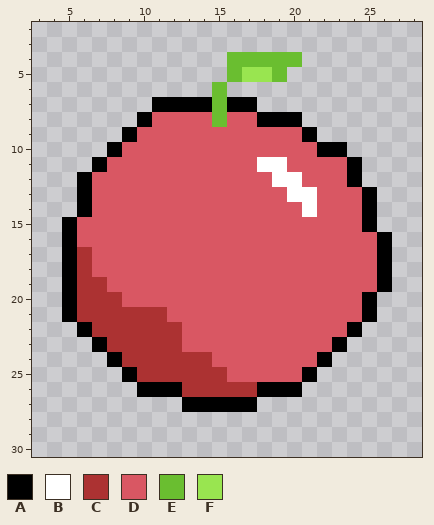
Two states of a pixel-art sprite, assets/img/apple.png. The first picture shows the starting point.
The file is 32x32 pixels. Shown: x 3..28, y 2..30.
Palette (. is transparent): A #000000  B #ffffff  C #ac3232  D #d95763  E #6abe30  F #99e550
Pixels before, first column x 5:
 4 ...........EEEEE......
 5 ...........EFFE.......
 6 ..........E...........
 7 ......AAAAEAA.........
 8 .....ADDDDEDDAAA......
 9 ....ADDDDDDDDDDDA.....
10 ...ADDDDDDDDDDDDDAA...
11 ..ADDDDDDDDDDBBDDDDA..
12 .ADDDDDDDDDDDDBBDDDA..
13 .ADDDDDDDDDDDDDBBDDDA.
14 .ADDDDDDDDDDDDDDBDDDA.
15 ADDDDDDDDDDDDDDDDDDDA.
16 ADDDDDDDDDDDDDDDDDDDDA
17 ACDDDDDDDDDDDDDDDDDDDA
18 ACDDDDDDDDDDDDDDDDDDDA
19 ACCDDDDDDDDDDDDDDDDDDA
20 ACCCDDDDDDDDDDDDDDDDA.
21 ACCCCCCDDDDDDDDDDDDDA.
22 .ACCCCCCDDDDDDDDDDDA..
23 ..ACCCCCDDDDDDDDDDA...
24 ...ACCCCCCDDDDDDDA....
25 ....ACCCCCCDDDDDA.....
26 .....AAACCCCCAAA......
27 ........AAAAA.........
After the commit:
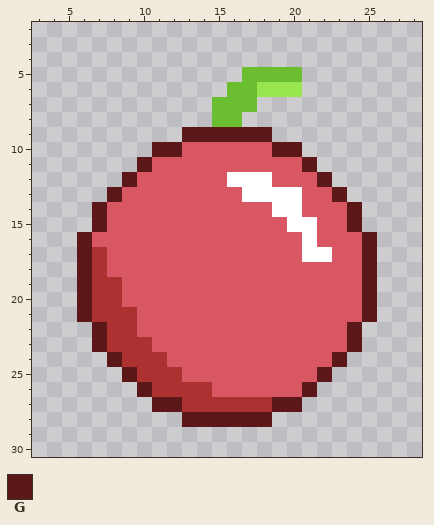
Colours new in this view: G #5c1818
What changed:
The edit turns colour D into colour B in row 12 at x 16 to 18; in row 13 at x 17 to 19; in row 14 at x 19 to 20; in row 15 at x 20 to 21; in row 16 at x 21; in row 17 at x 21 to 22.
There is now colour C in row 27 at x 18.
The edit turns colour A into colour C in row 26 at x 11 to 12; in row 27 at x 13 to 17.
The edit turns colour D into colour C in rows 17 to 18 at x 7; in row 19 at x 8.
The edit turns colour A into colour D in row 23 at x 23; in row 24 at x 22; in row 25 at x 21; in row 26 at x 18 to 20.
The edit turns colour B into colour D in row 11 at x 18 to 19; in row 12 at x 19 to 20; in rows 13 to 14 at x 21.
The edit turns colour C into colour D in row 21 at x 10 to 11; in row 22 at x 10 to 12; in row 23 at x 11 to 12; in row 24 at x 12 to 14; in row 25 at x 13 to 15; in row 26 at x 15 to 17.
There is now colour E in row 5 at x 20; in row 6 at x 16 to 17.
The edit turns colour A into colour E in row 7 at x 16 to 17.
The edit turns colour D into colour E in row 8 at x 16.
The edit turns colour F into colour E in row 5 at x 17 to 18.
There is now colour F in row 6 at x 18 to 20.
There is now colour G in row 23 at x 24; in row 24 at x 23; in row 25 at x 22; in row 26 at x 21; in row 27 at x 11 to 12 and 19 to 20; in row 28 at x 13 to 18.
The edit turns colour A into colour G in rows 20 to 21 at x 25; in row 22 at x 24; in row 23 at x 7; in row 24 at x 8; in row 25 at x 9; in row 26 at x 10.
The edit turns colour C into colour G in rows 17 to 21 at x 6; in row 22 at x 7.
The edit turns colour D into colour G in row 9 at x 13 to 18; in row 10 at x 11 to 12 and 19 to 20; in row 11 at x 10 and 21; in row 12 at x 9 and 22; in row 13 at x 8 and 23; in rows 14 to 15 at x 7 and 24.
The edit turns colour D into colour G in row 16 at x 6 and 25; in rows 17 to 19 at x 25.
The author cleared colour A in row 7 at x 11 to 14; in row 8 at x 10 and 18 to 20; in row 9 at x 9 and 21; in row 10 at x 8 and 22 to 23; in row 11 at x 7 and 24; in row 12 at x 6 and 24.
The author cleared colour A in rows 13 to 14 at x 6 and 25; in row 15 at x 5 and 25; in rows 16 to 19 at x 5 and 26; in rows 20 to 21 at x 5; in row 22 at x 6.
The author cleared colour D in row 8 at x 11 to 14 and 17; in row 9 at x 10 to 12 and 19 to 20; in row 10 at x 9 to 10 and 21; in row 11 at x 8 to 9 and 22 to 23; in row 12 at x 7 to 8 and 23; in row 13 at x 7 and 24.
The author cleared colour D in row 15 at x 6.
The author cleared colour E in row 4 at x 16 to 20; in row 5 at x 16; in row 6 at x 15.
Pixel boxes of the changes (left, top, right, bottom) in both pictures:
changed: (62, 52, 392, 427)
